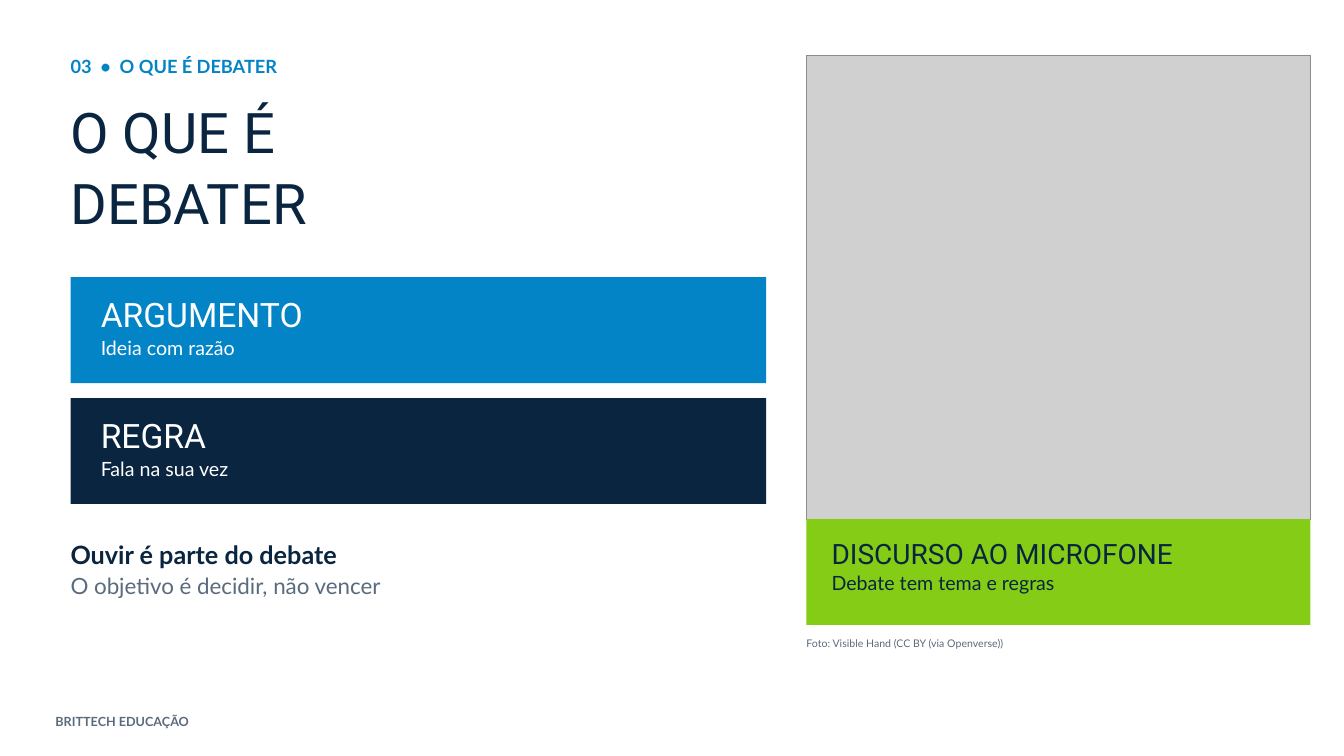
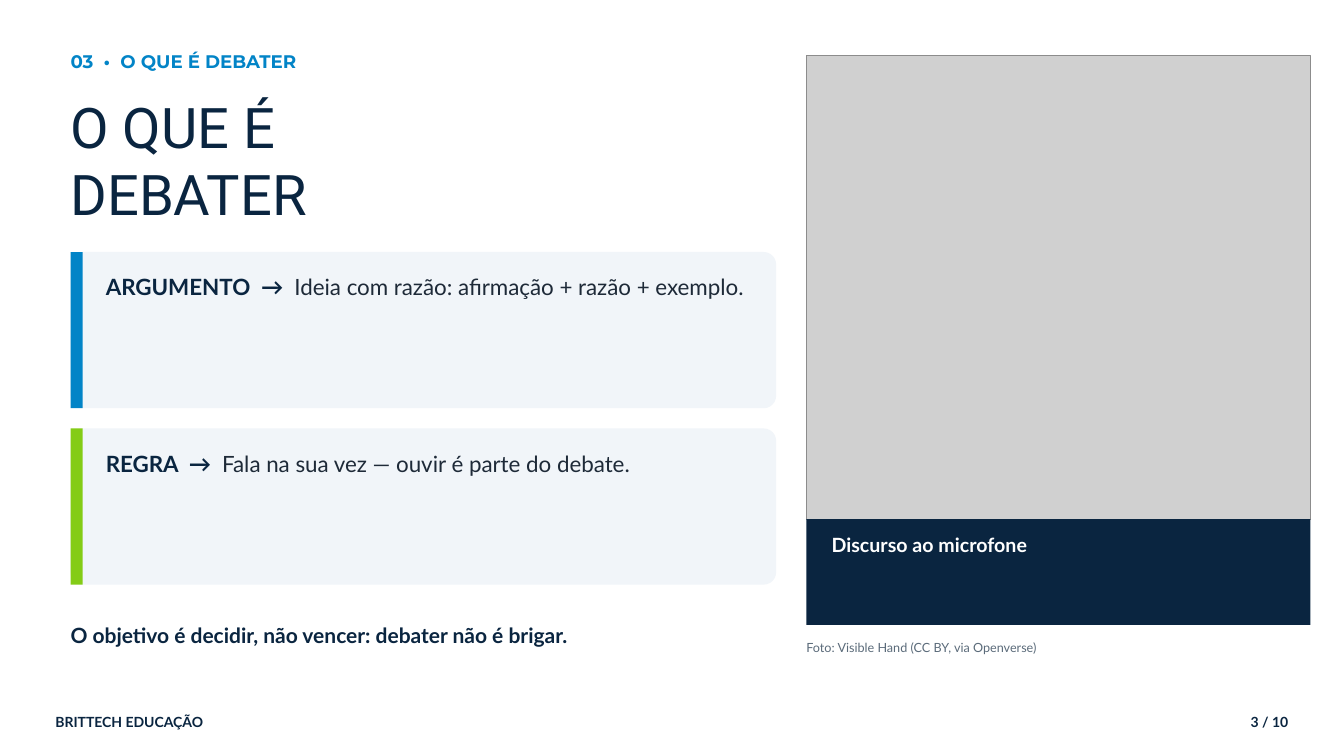
Before and after one commit to thiagollipe-web/brittech-educacao-aulas, a slide deck: slide 3 of ensino-medio/lingua-portuguesa-1serie-debate-participacao.pptx. Drawn at 1344x756 pixels with LibreOffice and Linux fonts; fonts in the diff are those of the drawing; grey boxes stand for pictures. Boxes give left, top, right and bottom in pixels: in the first picture for what was removed or moved away, otherwise in the second. Text is boxed around its words. In the diff, an @@ line names an element or a change of style, - is before the commit and + after.

Commit message:
Biblioteca: PPTs v2 corrigidos — Ensino Médio parte 1 (16 aulas)

```diff
--- a/ensino-medio/lingua-portuguesa-1serie-debate-participacao.pptx
+++ b/ensino-medio/lingua-portuguesa-1serie-debate-participacao.pptx
@@ text "03 • O QUE É ..." at (71,51,296,71): font Lato to Montserrat @@
@@ text "O QUE É" at (71,97,307,215): line spacing 1.02 to 1; less space between paragraphs @@
@@ rounded rectangle added at (71,252,776,408), fill #F1F5F9 @@
@@ rectangle added at (71,252,83,408), fill #0284C7 @@
@@ rectangle removed at (71,277,766,383) @@
@@ text at (106,278,743,299): text changed; size 14 to 16 pt; text colour #FFFFFF to #1E2A38 @@
-ARGUMENTO
-Ideia com razão
+ARGUMENTO → Ideia com razão: afirmação + razão + exemplo.
@@ rectangle removed at (71,398,766,504) @@
@@ rounded rectangle added at (71,429,776,585), fill #F1F5F9 @@
@@ rectangle added at (71,429,83,585), fill #84CC16 @@
@@ text at (106,455,630,476): text changed; size 14 to 16 pt; text colour #FFFFFF to #1E2A38 @@
-REGRA
-Fala na sua vez
+REGRA → Fala na sua vez — ouvir é parte do debate.
@@ rectangle at (807,519,1311,625): fill #84CC16 to #0A2540 @@
@@ text at (832,537,1027,552): text changed; text colour #0A2540 to #FFFFFF; bold on @@
-DISCURSO AO MICROFONE
-Debate tem tema e regras
+Discurso ao microfone
@@ text at (71,627,568,647): text changed; size 16 to 15 pt; text colour #5A6B7D to #0A2540; bold on @@
-Ouvir é parte do debate
-O objetivo é decidir, não vencer
+O objetivo é decidir, não vencer: debater não é brigar.
@@ text at (806,642,1036,654): text changed; size 7.5 to 9 pt; text colour #5A6B7D to #5B6B7A @@
-Foto: Visible Hand (CC BY (via Openverse))
+Foto: Visible Hand (CC BY, via Openverse)
@@ text "BRITTECH EDUCAÇÃO" at (55,715,204,730): size 9 to 10 pt, text colour #5A6B7D to #0A2540 @@
@@ text added at (1251,716,1288,727), 10 pt, text #0A2540, bold @@
+3 / 10
```
Also in this commit, not shown: 3 other slides changed, 6 slides added, 4 slides removed.
